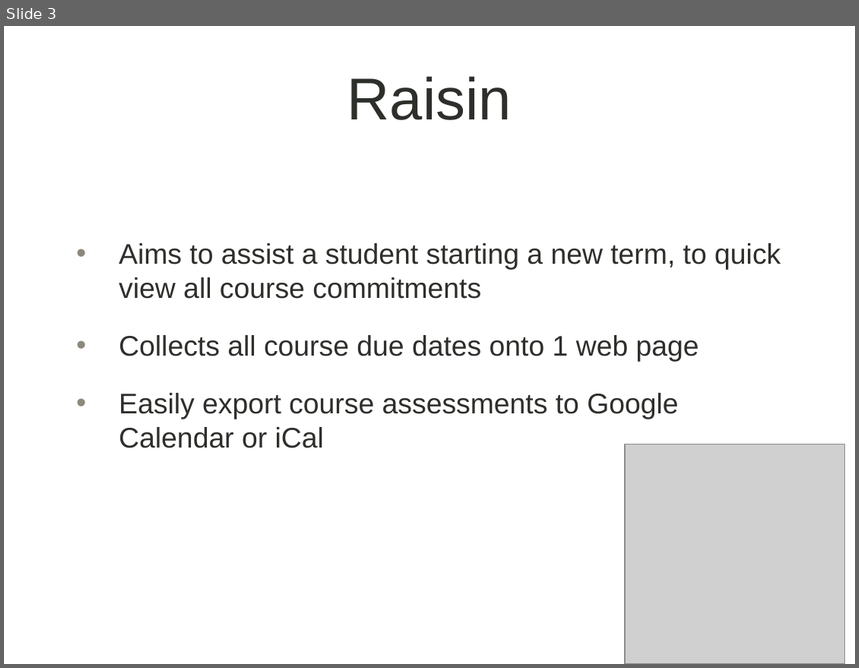
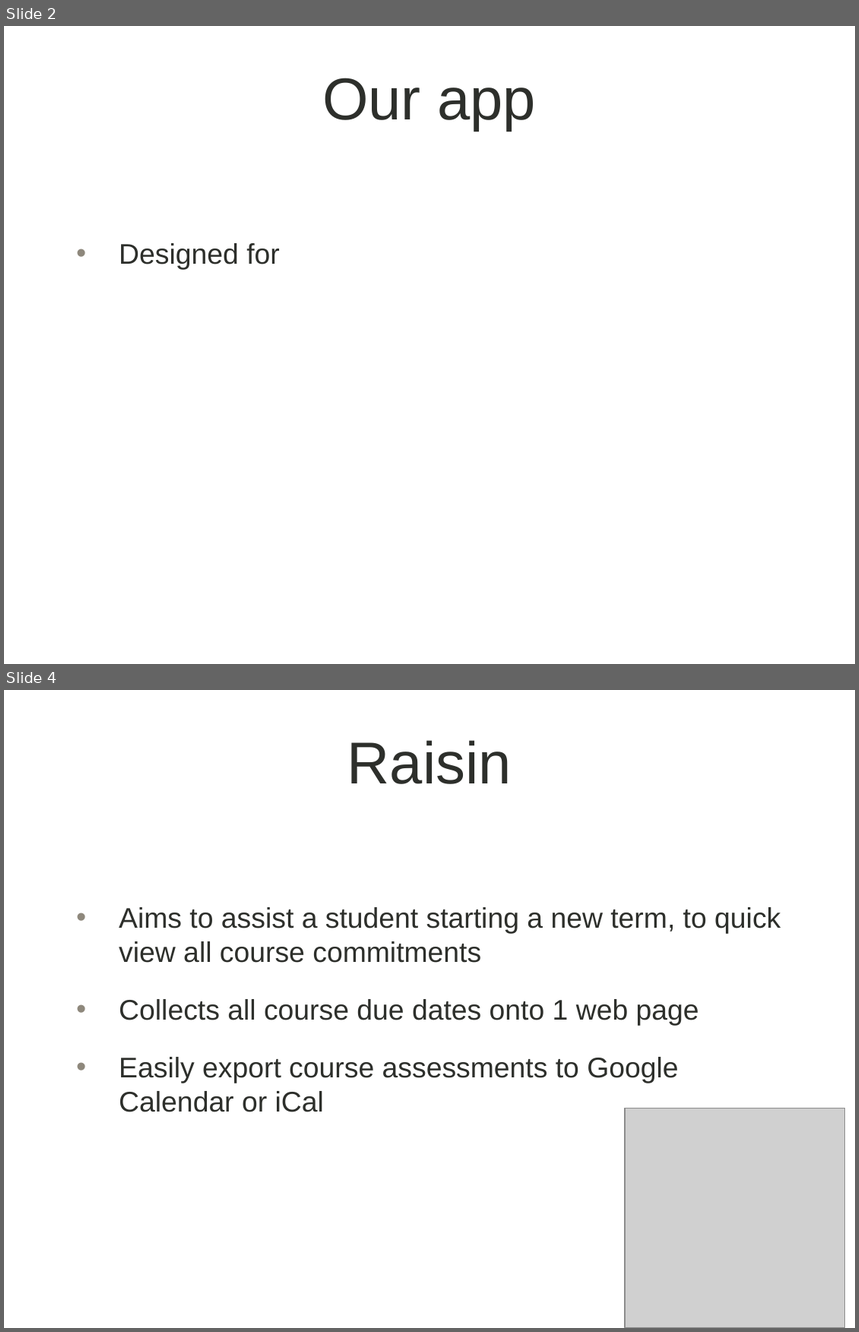
Before and after one commit to unsw-se2021/digital_invention, a slide deck: Deliverable3.pptx. Shown one above the other, each under a label of ours: slide 3 before the commit, slides 2 and 4 after it; the slides between them are not shown. The pictures are 859x668 and 859x1332 pixels, drawn with LibreOffice and Linux fonts; fonts in the diff are those of the drawing; grey boxes stand for pictures; background and template pictures are left out. Boxes give left, top, right and bottom in pixels: in the first picture for what was removed or moved away, otherwise in the second. Text is boxed around its words. In the diff, an @@ line names an element or a change of style, - is before the commit and + after.

```diff
--- a/Deliverable3.pptx
+++ b/Deliverable3.pptx
@@ slide 2 added at [4, 26, 855, 664], background picture (left out) @@
@@ title added at [322, 78, 536, 131], 50 pt, text #2D2F2B @@
+Our app
@@ text added at [119, 243, 280, 270], 24 pt, text #2D2F2B @@
+• Designed for
@@ what was slide 3 is now slide 4 @@
```
Also in this commit, not shown: 2 slides changed, 3 other files.
